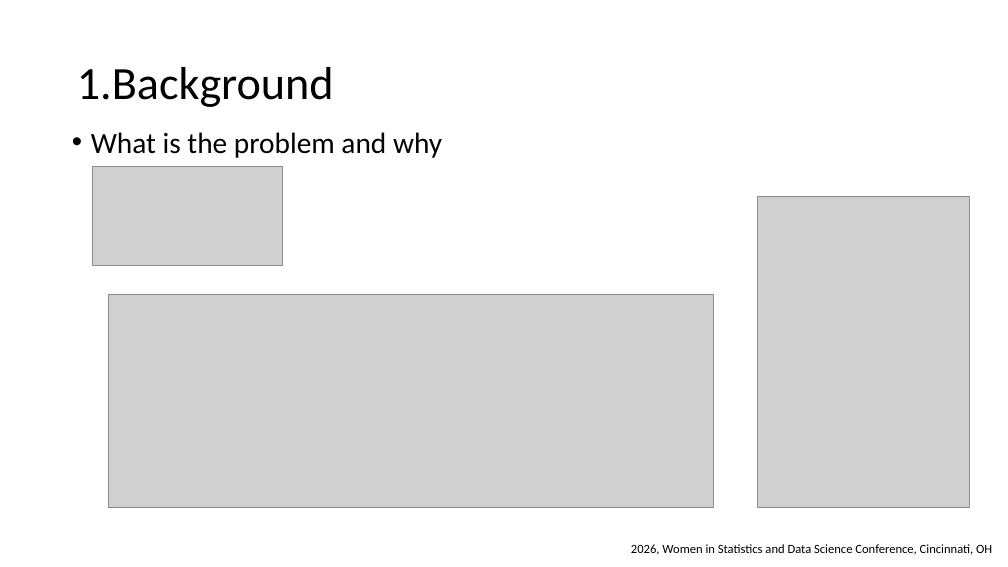
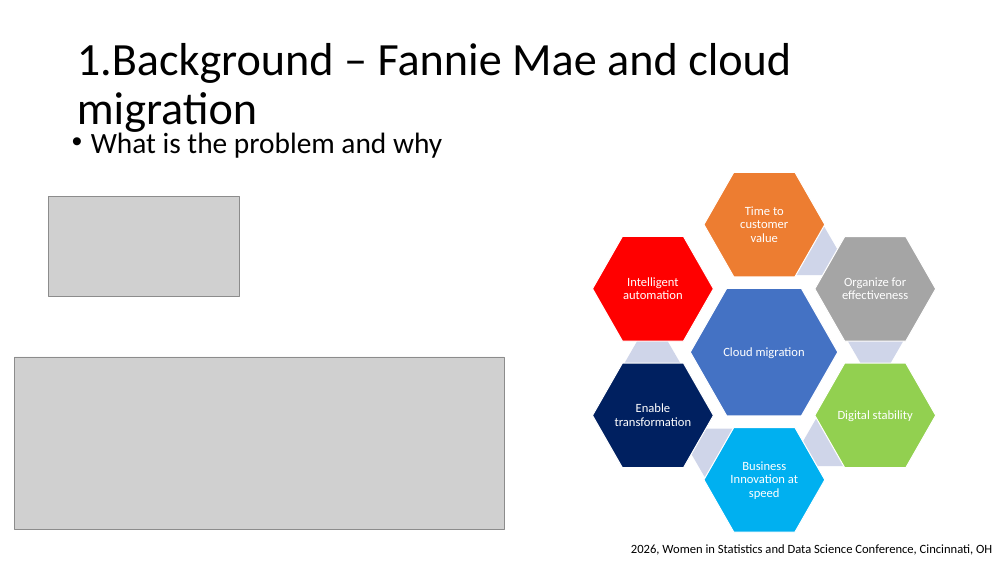
Before and after one commit to wx2123/WSDS-2026-OH, a slide deck: slide 3 of 2026 WSDS - Wujian Xue.pptx. Drawn at 1008x567 pixels with LibreOffice and Linux fonts; fonts in the diff are those of the drawing; grey boxes stand for pictures. Boxes give left, top, right and bottom in pixels: in the first picture for what was removed or moved away, otherwise in the second. Text is boxed around its words. In the diff, an @@ line names an element or a change of style, - is before the commit and + after.

```diff
--- a/2026 WSDS - Wujian Xue.pptx
+++ b/2026 WSDS - Wujian Xue.pptx
@@ title at box(77, 43, 791, 136): text changed @@
-1.Background
+1.Background – Fannie Mae and cloud migration
@@ text "What is the problem and ..." rewrapped from box(91, 132, 442, 158) to box(91, 128, 442, 158) @@
@@ picture: place and size @@
-picture at box(92, 166, 283, 266)
+picture at box(49, 197, 240, 296)
@@ picture removed at box(758, 196, 969, 507) @@
@@ group added at box(593, 172, 936, 532): 12 hexagons, 7 texts @@
+Cloud migration
+Time to customer value
+Organize for effectiveness
+Digital stability
+Business Innovation at speed
+Enable transformation
+Intelligent automation
@@ picture: place and size @@
-picture at box(109, 294, 714, 507)
+picture at box(14, 357, 504, 529)
```
Also in this commit, not shown: 3 other slides changed, 2 slides added, 1 other file.
